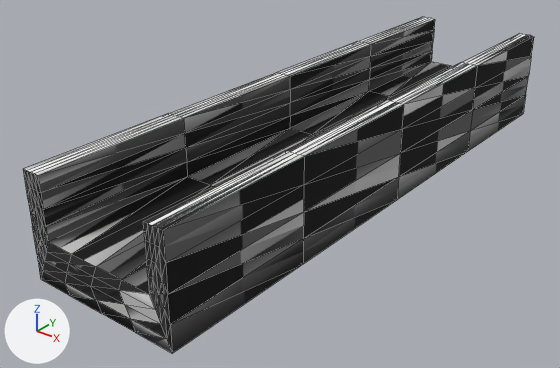
An edit to the glTF model resources/shape-9.glb, drawn before and after from the same camera.
Rendered twice from a 50 mm camera at (0.674, -0.987, 0.53) aimed at (-0.048, -0.084, -0.03). Lighting does not change. The marker at lower left points along +X, +Y and +Z. Mesh edges are drawn as thin lines. Where no turn or scale is listed for an object, it has been applied to the vertices. Vertices at the same position are counted once.

Objects in the first picture: 'defaultobject'.
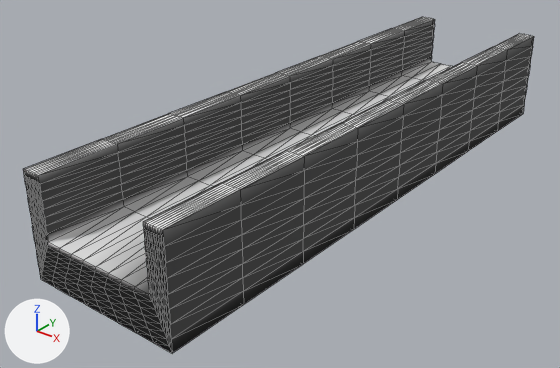
Location of each change, [x1, y1, x2, y2] in pixels of the pictures (560 x 368 px):
part 1 of me_defaultobject, added
    after: [23, 17, 534, 353]

Edits to the bpy script that builds the scene:
```text
Change me_defaultobject:
    used by ob_defaultobject; location = (0.0, 0.0, 0.0)
    remove me_defaultobject.from_pydata(...)  # 226 vertices, 448 faces; spans x -0.125..0.125, y -0.5..0.5, z -0.038..0.125
    add me_defaultobject.from_pydata(...)  # 898 vertices, 1792 faces; spans x -0.125..0.125, y -0.5..0.5, z -0.038..0.125
    me_defaultobject part 1: 672 vertices added at x -0.125..0.125, y -0.5..0.5, z -0.038..0.125
```
